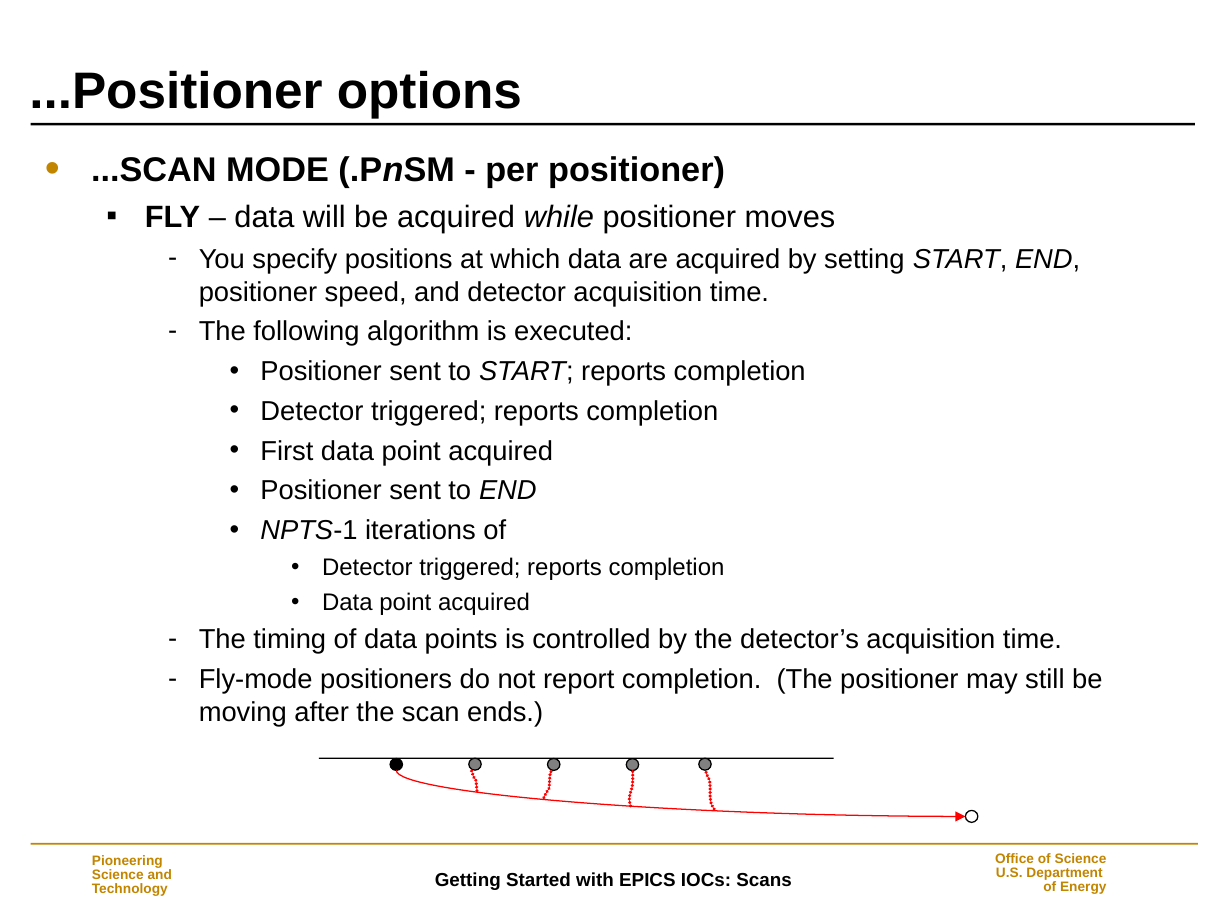
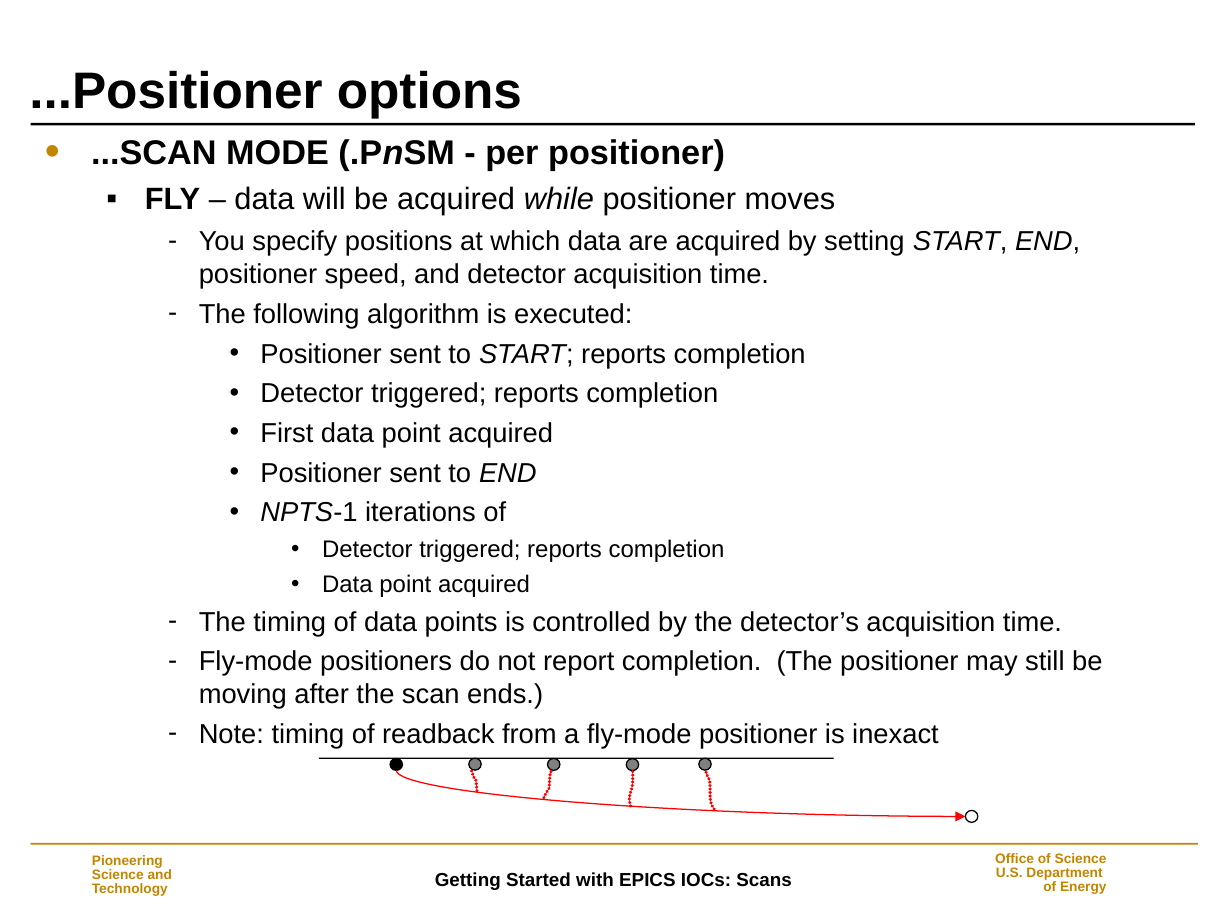
Before and after one commit to epics-modules/sscan, a slide deck: slide 12 of documentation/Scans.ppt. Drawn at 1232x924 pixels with LibreOffice and Linux fonts; fonts in the diff are those of the drawing; background and template pictures are left out. Boxes give left, top, right and bottom in pixels: in the first picture for what was removed or moved away, otherwise in the second. Text is boxed around its words. In the diff, an @@ line names an element or a change of style, - is before the commit and + after.

```diff
--- a/documentation/Scans.ppt
+++ b/documentation/Scans.ppt
@@ text "...SCAN MODE (.PnSM - per ...": place and size @@
-text "...SCAN MODE (.PnSM - per ..." at <box>91,156,1102,727</box>
+text "...SCAN MODE (.PnSM - per ..." at <box>91,139,1102,749</box>
@@ text at <box>199,723,938,749</box>: paragraph added @@
+    – Note: timing of readback from a fly-mode positioner is inexact
```
Also in this commit, not shown: 4 other slides changed.
